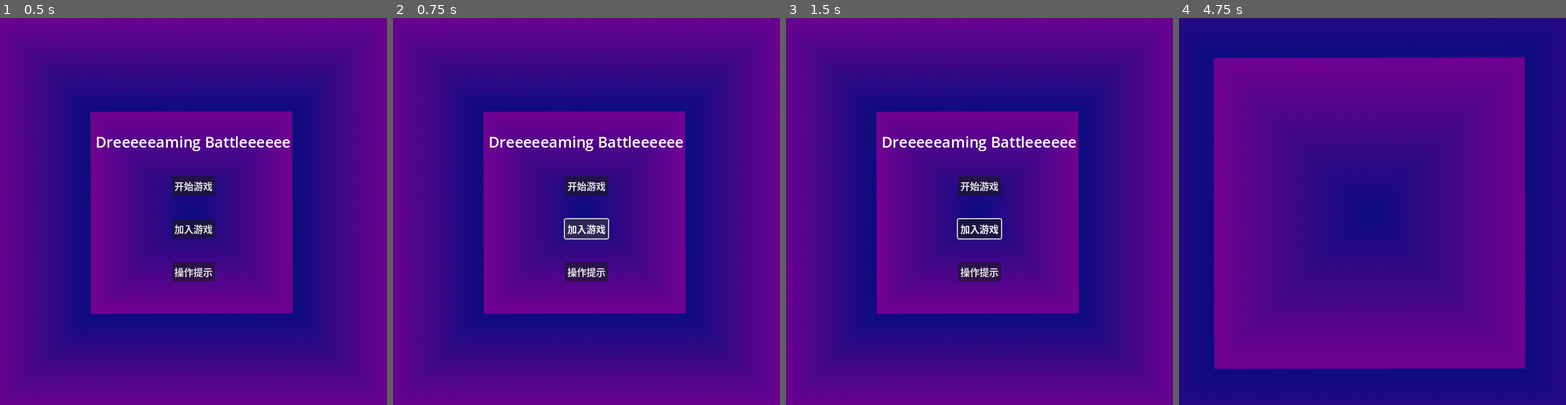
Above: before the commit, frames 1-4 (left to right).
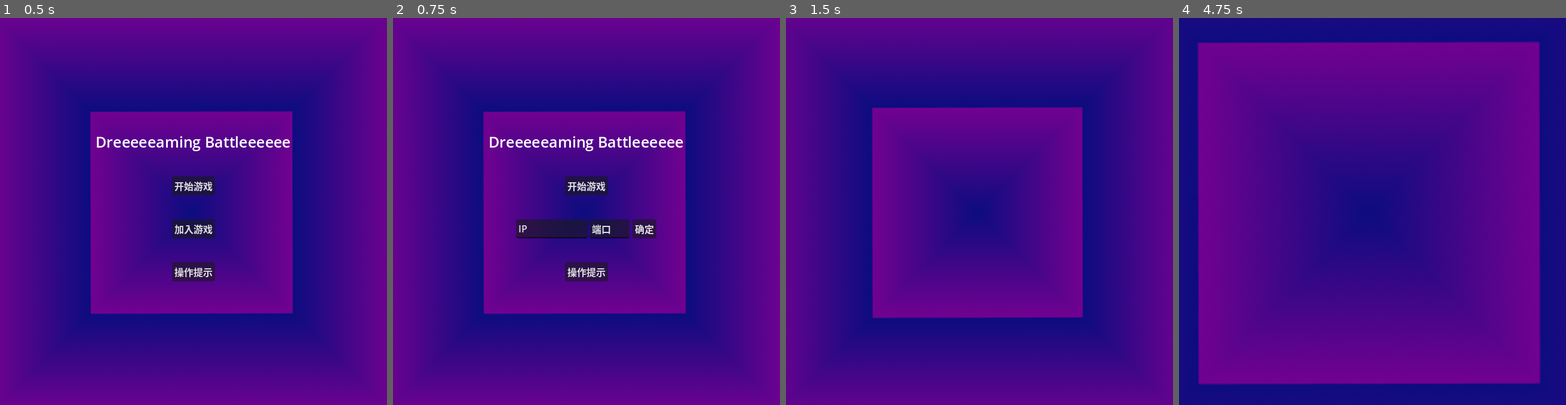
Above: after the commit, the same moments.

Repository: MBZY/Game-Dream
Game: Godot game, scene res://scenes/beginning_ui.tscn
The game is run twice, just before and just after one commit, with the same random seed, the same clock (stepped at 60 frames per second) and the same inputs.
Inputs (mouse positions are in pixels of both pictures, inside the frame that each line leads up to):
- Up to frame 1 (0.5 s): no input
- Up to frame 2 (0.75 s): click "加入游戏" at 0.5 s
- Up to frame 3 (1.5 s): click (1037, 226) at 1.25 s, where only the run after the commit has a clickable "确定"
- Up to frame 4 (4.75 s): click (1372, 184) at 2 s, where only the run before the commit has a clickable "开始游戏"; move the mouse to (1457, 192) at 2.77 s; click (1457, 192) at 2.92 s; move the mouse to (1295, 230) at 3.52 s; click (1295, 230) at 3.67 s; move the mouse to (1411, 126) at 4.27 s; click (1411, 126) at 4.42 s

Frame 1 is identical in both runs. In frame 2, 1.5% of the frame differs, in the area x 31-69%, y 51-58%; in frame 3, 4.8%; in frame 4, 14%, in the area x 4-94%, y 6-95%.

Commit message:
第二部

Diff:
--- a/Game-Dream/scenes/beginning_ui.tscn
+++ b/Game-Dream/scenes/beginning_ui.tscn
@@ -45,15 +45,60 @@
 vertical_alignment = 1
 
 [node name="StartButton" type="Button" parent="MarginContainer/VBoxContainer"]
+unique_name_in_owner = true
 layout_mode = 2
 size_flags_horizontal = 4
 text = "开始游戏"
 
+[node name="StartSub" type="HBoxContainer" parent="MarginContainer/VBoxContainer"]
+unique_name_in_owner = true
+visible = false
+layout_mode = 2
+size_flags_horizontal = 4
+
+[node name="StartPort" type="LineEdit" parent="MarginContainer/VBoxContainer/StartSub"]
+unique_name_in_owner = true
+layout_mode = 2
+size_flags_horizontal = 6
+text = "端口"
+
+[node name="StartConfirm" type="Button" parent="MarginContainer/VBoxContainer/StartSub"]
+layout_mode = 2
+size_flags_horizontal = 4
+size_flags_vertical = 4
+text = "确定"
+
 [node name="JoinButton" type="Button" parent="MarginContainer/VBoxContainer"]
+unique_name_in_owner = true
 layout_mode = 2
 size_flags_horizontal = 4
 size_flags_vertical = 4
 text = "加入游戏"
+
+[node name="JoinSub" type="HBoxContainer" parent="MarginContainer/VBoxContainer"]
+unique_name_in_owner = true
+visible = false
+layout_mode = 2
+size_flags_horizontal = 4
+
+[node name="JoinIP" type="LineEdit" parent="MarginContainer/VBoxContainer/JoinSub"]
+unique_name_in_owner = true
+custom_minimum_size = Vector2(120, 0)
+layout_mode = 2
+size_flags_horizontal = 3
+text = "IP"
+
+[node name="JoinPort" type="LineEdit" parent="MarginContainer/VBoxContainer/JoinSub"]
+unique_name_in_owner = true
+layout_mode = 2
+size_flags_horizontal = 6
+text = "端口"
+
+[node name="JoinConfirm" type="Button" parent="MarginContainer/VBoxContainer/JoinSub"]
+layout_mode = 2
+size_flags_horizontal = 4
+size_flags_vertical = 4
+text = "确定"
 
 [node name="HelpButton" type="Button" parent="MarginContainer/VBoxContainer"]
 layout_mode = 2
@@ -62,3 +107,6 @@
 text = "操作提示"
 
 [connection signal="pressed" from="MarginContainer/VBoxContainer/StartButton" to="." method="_on_start_button_pressed"]
+[connection signal="pressed" from="MarginContainer/VBoxContainer/StartSub/StartConfirm" to="." method="_on_start_confirm_pressed"]
+[connection signal="pressed" from="MarginContainer/VBoxContainer/JoinButton" to="." method="_on_join_button_pressed"]
+[connection signal="pressed" from="MarginContainer/VBoxContainer/JoinSub/JoinConfirm" to="." method="_on_join_confirm_pressed"]
--- a/Game-Dream/scenes/main_scene.tscn
+++ b/Game-Dream/scenes/main_scene.tscn
@@ -13,3 +13,7 @@
 texture = ExtResource("1_ikaw3")
 
 [node name="Players" type="Node" parent="."]
+
+[node name="MultiplayerSpawner" type="MultiplayerSpawner" parent="."]
+_spawnable_scenes = PackedStringArray("res://scenes/player.tscn")
+spawn_path = NodePath("../Players")
--- a/Game-Dream/scenes/player.tscn
+++ b/Game-Dream/scenes/player.tscn
@@ -70,8 +70,14 @@
 offsets = PackedFloat32Array(0, 0.758333)
 colors = PackedColorArray(1, 1, 1, 1, 0.498273, 4.01892e-06, 0.22961, 1)
 
+[sub_resource type="SceneReplicationConfig" id="SceneReplicationConfig_16ad3"]
+properties/0/path = NodePath(".:position")
+properties/0/spawn = true
+properties/0/replication_mode = 1
+
 [node name="Player" type="CharacterBody2D"]
 position = Vector2(187, 79)
+motion_mode = 1
 script = ExtResource("1_a0stm")
 metadata/_edit_group_ = true
 
@@ -112,5 +118,8 @@
 end_cap_mode = 2
 round_precision = 12
 
+[node name="MultiplayerSynchronizer" type="MultiplayerSynchronizer" parent="."]
+replication_config = SubResource("SceneReplicationConfig_16ad3")
+
 [connection signal="mouse_entered" from="Area2Check" to="." method="_on_area_2_check_mouse_entered"]
 [connection signal="mouse_exited" from="Area2Check" to="." method="_on_area_2_check_mouse_exited"]
--- a/Game-Dream/scripts/beginning_ui.gd
+++ b/Game-Dream/scripts/beginning_ui.gd
@@ -1,7 +1,39 @@
 extends Control
+
+@onready var start_port: LineEdit = %StartPort
+@onready var join_ip: LineEdit = %JoinIP
+@onready var join_port: LineEdit = %JoinPort
+
+@onready var start_button: Button = %StartButton
+@onready var start_sub: HBoxContainer = %StartSub
+@onready var join_button: Button = %JoinButton
+@onready var join_sub: HBoxContainer = %JoinSub
+
 
 
 func _on_start_button_pressed() -> void:
+	start_button.hide()
+	start_sub.show()
+	pass # Replace with function body.
+
+
+func _on_join_button_pressed() -> void:
+	join_button.hide()
+	join_sub.show()
+	pass # Replace with function body.
+
+
+func _on_join_confirm_pressed() -> void:
+	if(join_ip.text!="IP"):
+		GM.obj_server_ip = join_ip.text
+		GM.obj_server_port = int(join_port.text)
+	GM.switch_scene("res://scenes/main_scene.tscn")
+	pass # Replace with function body.
+
+
+func _on_start_confirm_pressed() -> void:
+	if(start_port.text!="端口"):
+		GM.as_server_port = int(start_port.text)
 	GM.as_server = true
 	GM.switch_scene("res://scenes/main_scene.tscn")
 	pass # Replace with function body.
--- a/Game-Dream/scripts/game_manager.gd
+++ b/Game-Dream/scripts/game_manager.gd
@@ -2,6 +2,9 @@
 class_name GMC
 
 var as_server:bool = false
+var as_server_port:int = 7788
+var obj_server_ip:String = "127.0.0.1"
+var obj_server_port:int = 7788
 
 var current_scene = null  #当前场景
 func _ready() -> void:
@@ -23,7 +26,7 @@
 	pass
 
 var last_func_time:Dictionary
-var game_time:int = 0
+@export var game_time:int = 0
 func _on_timer_timeout() -> void:
 	game_time += 1
 	pass # Replace with function body.
--- a/Game-Dream/scripts/main_scene.gd
+++ b/Game-Dream/scripts/main_scene.gd
@@ -20,9 +20,15 @@
 	players.add_child(player)
 	pass
 func _on_peer_connected(id:int):
+	print("有玩家链接",id)
+	add_player(id)
+	pass
+
+func init_client():
+	peer.create_client(GM.obj_server_ip,GM.obj_server_port)
+	multiplayer.multiplayer_peer = peer
 
 	pass
-
 
 
 @onready var bg: TextureRect = %BG
@@ -34,6 +40,8 @@
 	bg.pivot_offset = bg.size/2
 	if(GM.as_server):
 		init_server()
+	else:
+		init_client()
 	pass
 
 @export var bg_move_gap_duration:int = 1
--- a/Game-Dream/scripts/player.gd
+++ b/Game-Dream/scripts/player.gd
@@ -1,5 +1,9 @@
 extends CharacterBody2D
 class_name Player
+
+func _enter_tree() -> void:
+	set_multiplayer_authority(name.to_int())
+	pass
 
 
 func _ready():
@@ -19,28 +23,39 @@
 @export var max_hp:int = 100
 @export var hp:int = 100
 
+@rpc("authority","call_local")
 func PL_MOVE():
-	if(not GM.last_func_time.has("PL_MOVE")):
-		GM.last_func_time["PL_MOVE"]=0
-	elif(GM.game_time-GM.last_func_time["PL_MOVE"]>=player_move_gap_duration):
-		GM.last_func_time["PL_MOVE"] = GM.game_time
+	var PLMOVE_ID = "PL_MOVE"+str(multiplayer.get_unique_id())
+
+	if(not GM.last_func_time.has(PLMOVE_ID)):
+		GM.last_func_time[PLMOVE_ID]=0
+
+	elif(GM.game_time-GM.last_func_time[PLMOVE_ID]>=player_move_gap_duration):
+		GM.last_func_time[PLMOVE_ID] = GM.game_time
 		ani.rotation_degrees += 1
+		print(ani,ani.rotation_degrees)
 	pass
+
+
 func attribute_ui_refresh():
 	hp_bar.value = hp
 	hp_bar.max_value = max_hp
 	pass
 
 func _process(_delta):
-	PL_MOVE()
+	PL_MOVE.rpc()
+	attribute_ui_refresh()
+	if not is_multiplayer_authority():
+		return
 	shooter_check()
-	attribute_ui_refresh()
 	pass
 
 @onready var shooter: Line2D = %Shooter
 var is_mouse_in:bool =false
 var is_mouse_triggered:bool = false
 func _input(event: InputEvent) -> void:
+	if not is_multiplayer_authority():
+		return
 	if event is InputEventMouseButton:
 		if event.button_index == MOUSE_BUTTON_LEFT and event.is_pressed() and is_mouse_in:
 			is_mouse_triggered = true
@@ -48,6 +63,17 @@
 		if event.button_index == MOUSE_BUTTON_LEFT and !event.is_pressed() and !is_mouse_in:
 			is_mouse_triggered = false
 	pass
+func _on_area_2_check_mouse_entered() -> void:
+	if not is_multiplayer_authority():
+		return
+	is_mouse_in = true
+	pass # Replace with function body.
+func _on_area_2_check_mouse_exited() -> void:
+	if not is_multiplayer_authority():
+		return
+	is_mouse_in = false
+	pass # Replace with function body.
+
 func shooter_shoot():
 	var pvlen = player.velocity.length()
 	if(shooter.points.size()>=2):
@@ -104,9 +130,3 @@
 		else:
 			shooter_run()
 	pass
-func _on_area_2_check_mouse_entered() -> void:
-	is_mouse_in = true
-	pass # Replace with function body.
-func _on_area_2_check_mouse_exited() -> void:
-	is_mouse_in = false
-	pass # Replace with function body.
Not shown: 1 places in Game-Dream/scenes/player.tscn that only renumber resources
